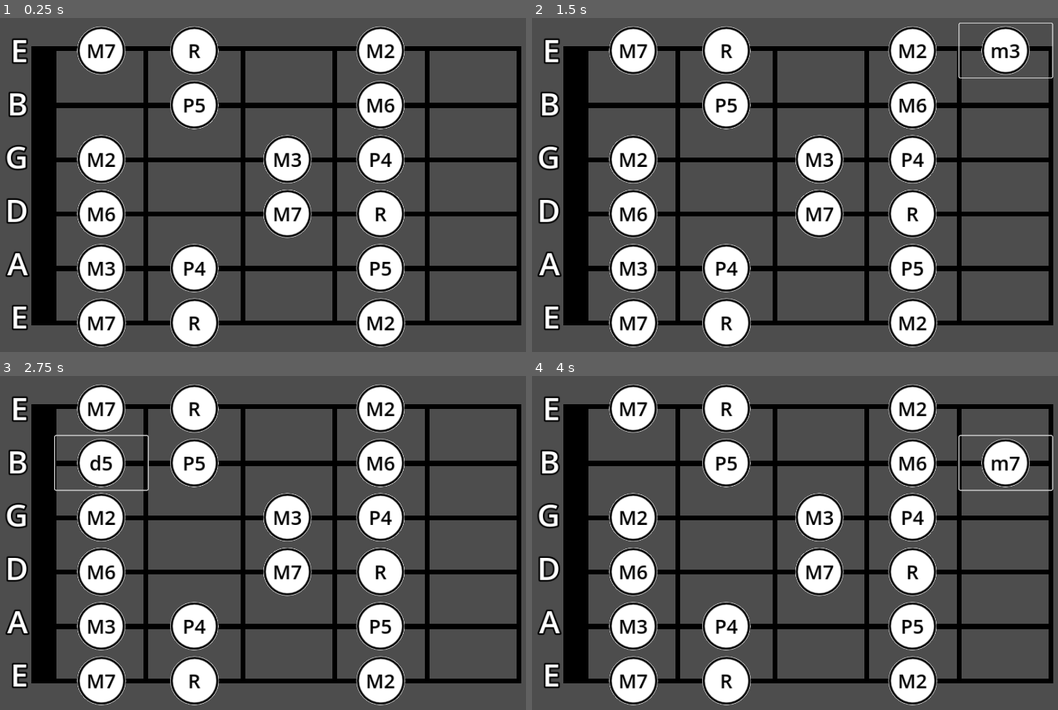
Above: before the commit, frames 1-4 (two rows, left to right).
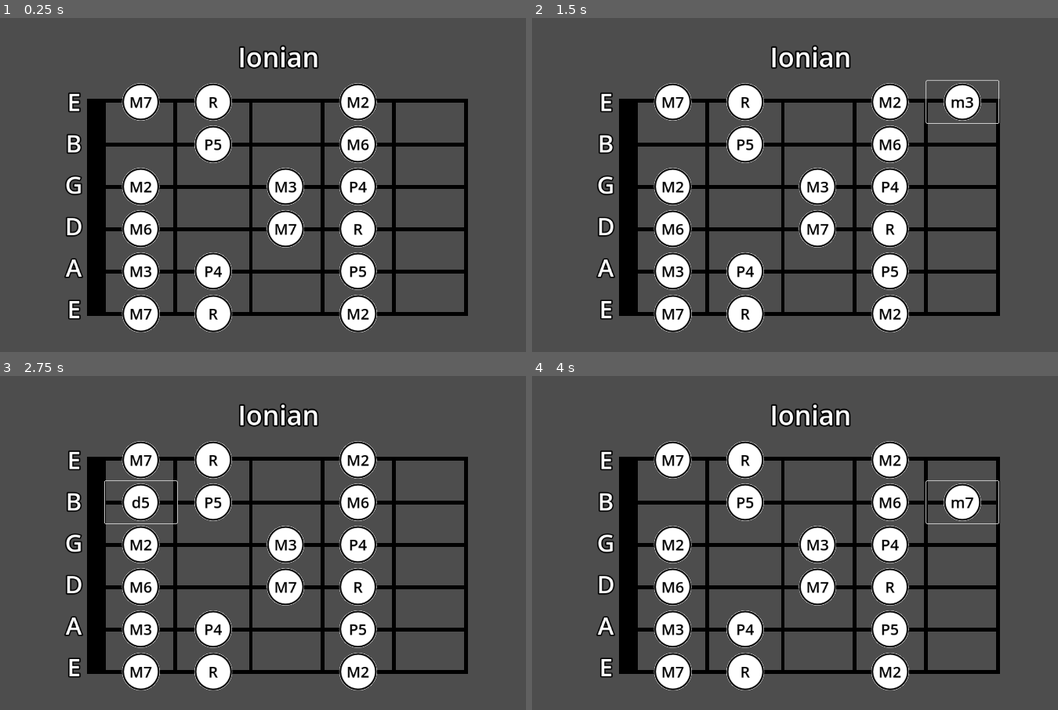
Above: after the commit, the same moments.

Repository: ayylol/guitarscales
Game: Godot game, scene res://main_scene.tscn
Two runs of this game, one before a commit and one after it. Both use one fixed random seed, a clock stepped at 60 frames per second and the inputs below.
Inputs:
- Up to frame 1 (0.25 s): no input
- Up to frame 2 (1.5 s): click "m2" at 0.5 s; click "m3" at 1.25 s
- Up to frame 3 (2.75 s): click "d5" at 2 s
- Up to frame 4 (4 s): click "m6" at 2.75 s; click "m7" at 3.5 s

The runs differ from the first frame. In frame 1, 41% of the frame differs, in the area x 1-100%, y 2-99%; in frame 2, 42%, in the area x 1-100%, y 1-99%; in frame 3, 42%; in frame 4, 42%.

Commit message:
Add cycling through modes

Diff:
--- a/fret_board.gd
+++ b/fret_board.gd
@@ -5,9 +5,15 @@
 					"P4", [ "A4", "d5" ], "P5",
 					"m6", "M6", "m7", "M7" ]
 
+var modes = ["Ionian", "Dorian", "Phrygian", "Lydian",
+			"Mixolydian", "Aeolian", "Locrian"]
+
 var ionian = "WWHWWWH"
-var ionian_shapes = [[0,0,7],[0,1,2],[0,0,3],[0,1,5],[0,1,6]]
-var current_shape = 0
+# String, Fret, Note
+var shapes =[[0,0,6],[0,1,1],[0,0,2],[0,1,4],[0,1,5]]
+var current_mode = 0
+var shape_index = 0
+var current_shape = shapes[shape_index]
 @onready var strings = [
 	$Control/Strings/LEFrets,
 	$Control/Strings/AFrets,
@@ -19,29 +25,41 @@
 
 const num_frets = 5
 const num_strings = 6
+const num_modes = 7
 # Called when the node enters the scene tree for the first time.
 func _ready():
-	make_scale(ionian, ionian_shapes[current_shape])
-
+	make_scale(step_to_offset(ionian), current_shape)
+	$ModeLabel.text = modes[current_mode]
 
 # Called every frame. 'delta' is the elapsed time since the previous frame.
 func _unhandled_input(event):
+	var changed = false
 	if event.is_action_pressed("ui_up"):
-		current_shape= (current_shape+1)%ionian_shapes.size()
-		make_scale(ionian, ionian_shapes[current_shape])
+		changed = true
+		shape_index= (shape_index+1)%shapes.size()
 	if event.is_action_pressed("ui_down"):
-		current_shape= (current_shape-1)%ionian_shapes.size()
-		make_scale(ionian, ionian_shapes[current_shape])
+		changed = true
+		shape_index= (shape_index-1)%shapes.size()
+	if event.is_action_pressed("ui_right"):
+		changed = true
+		current_mode = (current_mode+1)%num_modes
+	if event.is_action_pressed("ui_left"):
+		changed = true
+		current_mode = posmod((current_mode-1),num_modes)
+	if changed:
+		current_shape = shapes[shape_index].duplicate()
+		current_shape[2] = posmod(current_shape[2]-current_mode,num_modes)
+		make_scale(step_to_offset(ionian, current_mode), current_shape)
+		$ModeLabel.text = modes[current_mode]
 
 
-func make_scale(intervals: String, shape):
+func make_scale(offsets, shape):
 	for string in strings:
 		for fret in string.get_children():
 			fret.disabled=false
 	# Iterate towards High E
-	var offsets = step_to_offset(intervals)
 	var start = shape[1]
-	var offset = (offsets[shape[2]-1]-1)%12
+	var offset = (offsets[shape[2]]-1)%12
 	for string in range(shape[0],num_strings):
 		for fret in range(start,num_frets):
 			var button = strings[string].get_child(fret)
@@ -56,13 +74,36 @@
 				offset=(offset-1)%12
 				continue
 			if offset in offsets:
-				button.disabled = true
+				if not (fret == 4 and string == 3):
+					button.disabled = true
 		start = 0
 	# Iterate towards Low E
+	start = shape[1]-1
+	offset = posmod(offsets[shape[2]],12)
+	for string in range(shape[0],-1,-1):
+		for fret in range(start,-1,-1):
+			var button = strings[string].get_child(fret)
+			offset=posmod(offset-1,12)
+			if (offset != 6):
+				button.text = note_names[offset]
+			elif 6 in offsets and offsets[3]==6:
+				button.text = note_names[offset][0]
+			else:
+				button.text = note_names[offset][1]
+			if string == 4 and fret==0:
+				offset=(offset+1)%12
+				continue
+			if offset in offsets:
+				if not (fret == 4 and string == 3):
+					button.disabled = true
+		start = num_frets-1
 
-func step_to_offset(intervals: String):
+func step_to_offset(intervals: String, start: int = 0):
 	var offsets = [0]
-	for ch in intervals:
+	var indexes = range(start,intervals.length())
+	indexes.append_array(range(0,start))
+	for i in indexes:
+		var ch = intervals[i]
 		var next = offsets.back()+1
 		if ch == "W":
 			next+=1
--- a/fret_board.tscn
+++ b/fret_board.tscn
@@ -21,7 +21,7 @@
 width = 50.0
 default_color = Color(0, 0, 0, 1)
 
-[node name="Label" type="Label" parent="."]
+[node name="StringNames" type="Label" parent="."]
 offset_left = -564.0
 offset_top = -322.0
 offset_right = -512.0
@@ -33,7 +33,7 @@
 A
 E"
 label_settings = SubResource("LabelSettings_6joar")
-horizontal_alignment = 2
+horizontal_alignment = 1
 
 [node name="Control" type="Control" parent="."]
 layout_mode = 3
@@ -173,3 +173,16 @@
 
 [node name="Fret5" parent="Control/Strings/LEFrets" instance=ExtResource("1_oajyv")]
 layout_mode = 2
+
+[node name="ModeLabel" type="Label" parent="."]
+offset_left = -293.0
+offset_top = -443.0
+offset_right = 291.0
+offset_bottom = -344.0
+theme_override_colors/font_color = Color(1, 1, 1, 1)
+theme_override_colors/font_outline_color = Color(0, 0, 0, 1)
+theme_override_constants/outline_size = 15
+theme_override_font_sizes/font_size = 70
+text = "Ionian"
+horizontal_alignment = 1
+vertical_alignment = 1
--- a/main_scene.tscn
+++ b/main_scene.tscn
@@ -5,6 +5,7 @@
 [node name="MainScene" type="Node2D"]
 
 [node name="Camera2D" type="Camera2D" parent="."]
-zoom = Vector2(0.9, 0.9)
+position = Vector2(0, -56)
+zoom = Vector2(0.7, 0.7)
 
 [node name="FretBoard" parent="." instance=ExtResource("1_1bhpx")]
